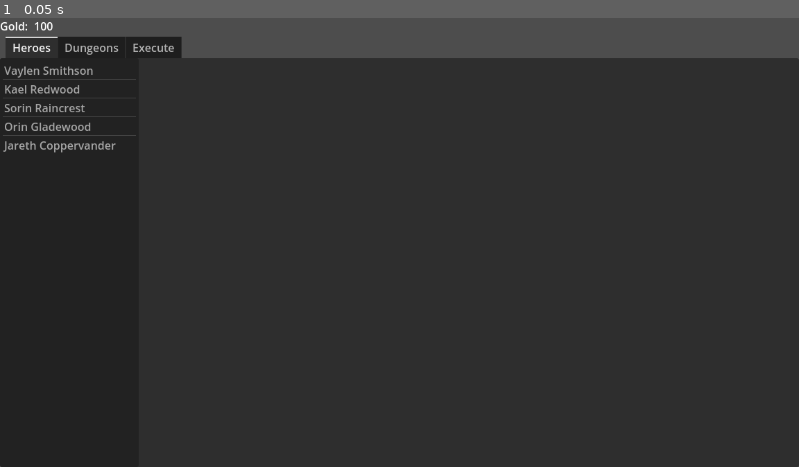
Above: before the commit, frame 1.
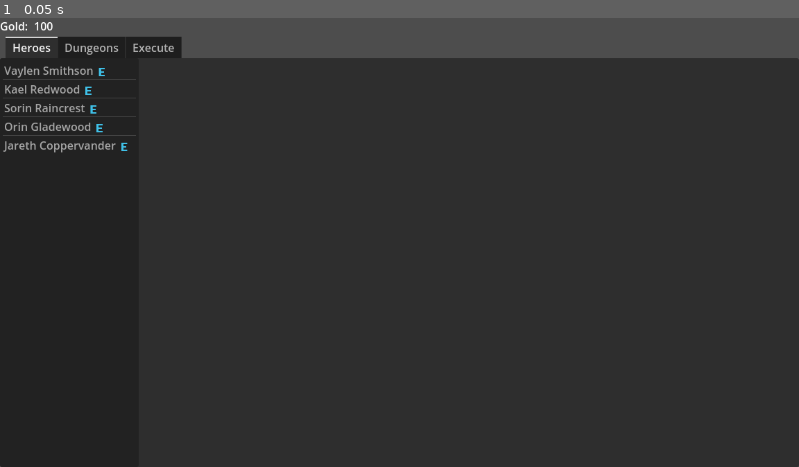
Above: after the commit, the same moment.

Repository: CloneDeath/heroes-of-diamondfall
Game: Godot game, scene res://Planning/main.tscn
Same seed, same stepped clock (60 frames per second), same inputs: the game is played once before the commit and once after it.
Inputs:
- Up to frame 1 (0.05 s): no input

The runs differ from the first frame. In frame 1, less than 0.1% of the frame differs, in the area x 10-17%, y 11-30%.

Commit message:
fleshed out adventureing more. heros now self-assign

Diff:
--- a/Adventure/Events/DungeonEvent/unit_combat_card.gd
+++ b/Adventure/Events/DungeonEvent/unit_combat_card.gd
@@ -24,6 +24,7 @@
 	%HealthBar.max_value = unit.max_hp;
 	%HealthBar.value = unit.hp;
 	%HealthText.text = _format_hp(unit.hp, unit.max_hp);
+	%BattleSprite.texture = unit.battle_texture;
 
 func _format_hp(value: int, max_value:int) -> String:
 	return "%d/%d" % [value, max_value];
--- a/Adventure/Events/DungeonEvent/unit_combat_card.tscn
+++ b/Adventure/Events/DungeonEvent/unit_combat_card.tscn
@@ -1,6 +1,7 @@
-[gd_scene load_steps=2 format=3 uid="uid://clbrguvaac4js"]
+[gd_scene load_steps=3 format=3 uid="uid://clbrguvaac4js"]
 
 [ext_resource type="Script" uid="uid://fphi7nbeng5y" path="res://Adventure/Events/DungeonEvent/unit_combat_card.gd" id="1_6c3o4"]
+[ext_resource type="Texture2D" uid="uid://k4ebv5u8vxas" path="res://Heroes/hero.png" id="2_73nae"]
 
 [node name="UnitCombatSummary" type="VBoxContainer"]
 anchors_preset = 15
@@ -45,3 +46,11 @@
 text = "1/2"
 horizontal_alignment = 1
 vertical_alignment = 1
+
+[node name="BattleSprite" type="TextureRect" parent="."]
+unique_name_in_owner = true
+texture_filter = 3
+custom_minimum_size = Vector2(0, 160)
+layout_mode = 2
+texture = ExtResource("2_73nae")
+stretch_mode = 5
--- a/Adventure/adventure.gd
+++ b/Adventure/adventure.gd
@@ -9,7 +9,7 @@
 	_go_back_to_main();
 
 func _go_back_to_main() -> void:
-	get_tree().change_scene_to_file("res://UI/main.tscn");
+	get_tree().change_scene_to_file("res://Planning/main.tscn");
 
 func _enqueue_dungeons() -> void:
 	for dungeon in Dungeons.dungeons:
--- a/Dungeons/dungeons.gd
+++ b/Dungeons/dungeons.gd
@@ -1,14 +1,13 @@
 extends Node
-
-var goblin: Unit = Monster.new("Goblin")
 
 var dungeons: Array[Dungeon] = [
 	Dungeon.new("Forest", [
-		Room.new([goblin])
+		Room.new([Wolf.new()]),
+		Room.new([Bear.new()])
 	]),
 	Dungeon.new("Mountain", [
-		Room.new([goblin]),
-		Room.new([goblin, goblin])
+		Room.new([Goblin.new()]),
+		Room.new([Orc.new(), Goblin.new()])
 	])
 ];
 
@@ -17,3 +16,7 @@
 		return dungeon.id == id;
 	var index = dungeons.find_custom(get_by_id);
 	return dungeons[index];
+
+func random() -> Dungeon:
+	var index = randi_range(0, dungeons.size() - 1);
+	return dungeons[index];
--- /dev/null
+++ b/Heroes/grade.gd
@@ -0,0 +1,18 @@
+extends Node
+class_name Grade;
+
+static var a := Grade.new(5, "🇦");
+static var b := Grade.new(4, "🇧");
+static var c := Grade.new(3, "🇨");
+static var d := Grade.new(2, "🇩");
+static var e := Grade.new(1, "🇪");
+
+var _value: int;
+var _display: String;
+
+var display:
+	get: return _display;
+
+func _init(value: int, display_text: String) -> void:
+	_value = value;
+	_display = display_text;
--- /dev/null
+++ b/Heroes/grade.tscn
@@ -0,0 +1,9 @@
+[gd_scene format=3 uid="uid://bj6r57qiuyej5"]
+
+[node name="Grade" type="Control"]
+layout_mode = 3
+anchors_preset = 15
+anchor_right = 1.0
+anchor_bottom = 1.0
+grow_horizontal = 2
+grow_vertical = 2
--- a/Heroes/hero.gd
+++ b/Heroes/hero.gd
@@ -1,18 +1,25 @@
 extends Unit
 class_name Hero
+
+var male_sprite = preload("res://Heroes/hero.png");
+var female_sprite = preload("res://Heroes/hero_female.png");
 
 static var name_generator = NameGenerator.new();
 enum Gender {
 	male,
 	female
 };
+
 var gender: Gender;
+var grade: Grade = Grade.e;
 
 func _init() -> void:
 	super._init();
 	var sex = randi_range(0, 100);
 	if (sex < 75):
 		gender = Gender.male;
+		battle_texture = male_sprite;
 	else:
 		gender = Gender.female;
+		battle_texture = female_sprite;
 	unit_name = name_generator.generate(gender);
--- a/Heroes/heroes.gd
+++ b/Heroes/heroes.gd
@@ -5,4 +5,6 @@
 func _init() -> void:
 	randomize();
 	for i in range(5):
-		heroes.push_back(Hero.new());
+		var hero = Hero.new();
+		hero.strength = randi_range(1, 3);
+		heroes.push_back(hero);
--- a/Planning/DungeonsTab/dungeon_assignment.gd
+++ /dev/null
@@ -1,29 +0,0 @@
-extends HBoxContainer
-
-@export var dungeon: Dungeon;
-
-func _ready() -> void:
-	%AssignedHeroes.filter = _assigned_dungeon;
-	%UnassignedHeroes.filter = _not_assigned_dungeon;
-
-func _process(_delta: float) -> void:
-	%Unassign.disabled = !%AssignedHeroes.has_selection();
-	%Assign.disabled = !%UnassignedHeroes.has_selection();
-
-func _assigned_dungeon(hero: Hero) -> bool:
-	if (!dungeon): return false;
-	var assigned = HeroAssignment.get_dungeon(hero);
-	if (!assigned):
-		return false;
-	return assigned.id == dungeon.id;
-
-func _not_assigned_dungeon(hero: Hero) -> bool:
-	return !_assigned_dungeon(hero);
-
-func _on_assign_pressed() -> void:
-	var hero = %UnassignedHeroes.get_selected_hero();
-	HeroAssignment.assign(hero, dungeon);
-
-func _on_unassign_pressed() -> void:
-	var hero = %AssignedHeroes.get_selected_hero();
-	HeroAssignment.unassign(hero);
--- a/Planning/DungeonsTab/dungeon_assignment.tscn
+++ b/Planning/DungeonsTab/dungeon_assignment.tscn
@@ -1,10 +1,41 @@
-[gd_scene load_steps=3 format=3 uid="uid://cl77yur6n4s6n"]
+[gd_scene load_steps=3 format=3 uid="uid://bib7w7s82m886"]
 
-[ext_resource type="Script" uid="uid://p0kyuh5bkq4y" path="res://Planning/DungeonsTab/dungeon_assignment.gd" id="1_6mhs7"]
 [ext_resource type="PackedScene" uid="uid://dh872di7q03ob" path="res://Planning/HeroTab/hero_list.tscn" id="1_dyt5r"]
 
+[sub_resource type="GDScript" id="GDScript_4k1bu"]
+script/source = "extends HBoxContainer
+
+@export var dungeon: Dungeon;
+
+func _ready() -> void:
+	%AssignedHeroes.filter = _assigned_dungeon;
+	%UnassignedHeroes.filter = _not_assigned_dungeon;
+
+func _process(_delta: float) -> void:
+	%Unassign.disabled = !%AssignedHeroes.has_selection();
+	%Assign.disabled = !%UnassignedHeroes.has_selection();
+
+func _assigned_dungeon(hero: Hero) -> bool:
+	if (!dungeon): return false;
+	var assigned = HeroAssignment.get_dungeon(hero);
+	if (!assigned):
+		return false;
+	return assigned.id == dungeon.id;
+
+func _not_assigned_dungeon(hero: Hero) -> bool:
+	return !_assigned_dungeon(hero);
+
+func _on_assign_pressed() -> void:
+	var hero = %UnassignedHeroes.get_selected_hero();
+	HeroAssignment.assign(hero, dungeon);
+
+func _on_unassign_pressed() -> void:
+	var hero = %AssignedHeroes.get_selected_hero();
+	HeroAssignment.unassign(hero);
+"
+
 [node name="Assignment" type="HBoxContainer"]
-script = ExtResource("1_6mhs7")
+script = SubResource("GDScript_4k1bu")
 
 [node name="Assigned" type="VBoxContainer" parent="."]
 layout_mode = 2
--- a/Planning/DungeonsTab/dungeon_details.tscn
+++ b/Planning/DungeonsTab/dungeon_details.tscn
@@ -1,7 +1,6 @@
-[gd_scene load_steps=3 format=3 uid="uid://cvt2b4gbfappw"]
+[gd_scene load_steps=2 format=3 uid="uid://cvt2b4gbfappw"]
 
 [ext_resource type="Script" uid="uid://dd1w7fym4jxy6" path="res://Planning/DungeonsTab/dungeon_details.gd" id="1_3oue7"]
-[ext_resource type="PackedScene" uid="uid://cl77yur6n4s6n" path="res://Planning/DungeonsTab/dungeon_assignment.tscn" id="2_7lr4n"]
 
 [node name="DungeonDetails" type="VBoxContainer"]
 script = ExtResource("1_3oue7")
@@ -22,6 +21,3 @@
 unique_name_in_owner = true
 layout_mode = 2
 text = "0"
-
-[node name="Assignment" parent="." instance=ExtResource("2_7lr4n")]
-layout_mode = 2
--- a/Planning/Execute/execute.gd
+++ b/Planning/Execute/execute.gd
@@ -1,5 +1,10 @@
 extends CenterContainer
 
+func _on_execute_pressed() -> void:
+	_hero_claim_dungeons();
+	get_tree().change_scene_to_file("res://Adventure/adventure.tscn");
 
-func _on_execute_pressed() -> void:
-	get_tree().change_scene_to_file("res://Adventure/adventure.tscn");
+func _hero_claim_dungeons() -> void:
+	for hero in Heroes.heroes:
+		var dungeon = Dungeons.random();
+		HeroAssignment.assign(hero, dungeon);
--- a/Planning/HeroTab/hero_details.gd
+++ b/Planning/HeroTab/hero_details.gd
@@ -11,6 +11,8 @@
 	$Gender.text = _get_gender_text();
 	$Health.text = "❤️ " + str(hero.max_hp);
 	$Strength.text = "💪 " + str(hero.strength);
+	$Grade.text = "Grade " + hero.grade.display;
+	$Preview.texture = hero.battle_texture;
 
 func _get_gender_text():
 	if (hero.gender == Hero.Gender.male):
--- a/Planning/HeroTab/hero_details.tscn
+++ b/Planning/HeroTab/hero_details.tscn
@@ -1,8 +1,10 @@
-[gd_scene load_steps=2 format=3 uid="uid://no8xk87p3y2c"]
+[gd_scene load_steps=3 format=3 uid="uid://no8xk87p3y2c"]
 
 [ext_resource type="Script" uid="uid://camogdjkppra6" path="res://Planning/HeroTab/hero_details.gd" id="1_axoyl"]
+[ext_resource type="Texture2D" uid="uid://k4ebv5u8vxas" path="res://Heroes/hero.png" id="2_53v0l"]
 
 [node name="HeroDetails" type="VBoxContainer"]
+texture_filter = 3
 anchors_preset = 15
 anchor_right = 1.0
 anchor_bottom = 1.0
@@ -13,6 +15,10 @@
 [node name="Name" type="Label" parent="."]
 layout_mode = 2
 text = "Name"
+
+[node name="Grade" type="Label" parent="."]
+layout_mode = 2
+text = "Grade: 🇪"
 
 [node name="Gender" type="Label" parent="."]
 layout_mode = 2
@@ -25,3 +31,8 @@
 [node name="Strength" type="Label" parent="."]
 layout_mode = 2
 text = "Strength"
+
+[node name="Preview" type="Sprite2D" parent="."]
+position = Vector2(281, 249)
+scale = Vector2(10, 10)
+texture = ExtResource("2_53v0l")
--- a/Planning/HeroTab/hero_list.gd
+++ b/Planning/HeroTab/hero_list.gd
@@ -23,6 +23,7 @@
 	var result = hero.unit_name;
 	if (mark_assigned && HeroAssignment.is_assigned(hero)):
 		result = "🏯" + result;
+	result += " " + hero.grade.display;
 	return result;
 
 func get_selected_hero() -> Hero:
--- /dev/null
+++ b/Units/Monsters/bear.gd
@@ -0,0 +1,6 @@
+extends Monster
+class_name Bear
+
+func _init() -> void:
+	super("Bear");
+	battle_texture = preload("res://Units/Monsters/bear.png")
--- /dev/null
+++ b/Units/Monsters/goblin.gd
@@ -0,0 +1,6 @@
+extends Monster
+class_name Goblin
+
+func _init() -> void:
+	super("Goblin");
+	battle_texture = preload("res://Units/Monsters/goblin.png")
--- /dev/null
+++ b/Units/Monsters/orc.gd
@@ -0,0 +1,6 @@
+extends Monster
+class_name Orc
+
+func _init() -> void:
+	super("Orc");
+	battle_texture = preload("res://Units/Monsters/orc.png")
--- /dev/null
+++ b/Units/Monsters/wolf.gd
@@ -0,0 +1,6 @@
+extends Monster
+class_name Wolf
+
+func _init() -> void:
+	super("Wolf");
+	battle_texture = preload("res://Units/Monsters/wolf.png")
--- a/Units/unit.gd
+++ b/Units/unit.gd
@@ -3,11 +3,13 @@
 
 var id: int;
 var unit_name: String;
+var battle_texture: Texture2D;
 
 var hp: int = 10;
 var max_hp: int = 10;
 
 var strength: int = 1;
 
+
 func _init() -> void:
 	id = Id.next();
Not shown, added: Heroes/grade.gd.uid
Binary file added: Heroes/hero.aseprite
Binary file added: Heroes/hero.png
Not shown, added: Heroes/hero.png.import
Binary file added: Heroes/hero_female.aseprite
Binary file added: Heroes/hero_female.png
Not shown, added: Heroes/hero_female.png.import
Not shown, removed: Planning/DungeonsTab/dungeon_assignment.gd.uid
Binary file added: Units/Monsters/bear.aseprite
Not shown, added: Units/Monsters/bear.gd.uid
Binary file added: Units/Monsters/bear.png
Not shown, added: Units/Monsters/bear.png.import
(and 12 more such lines)
